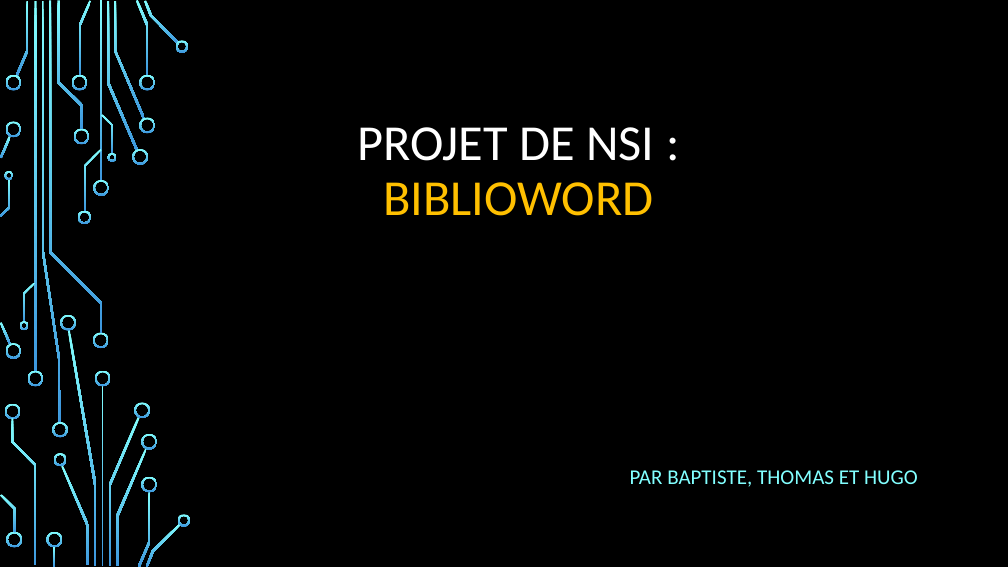
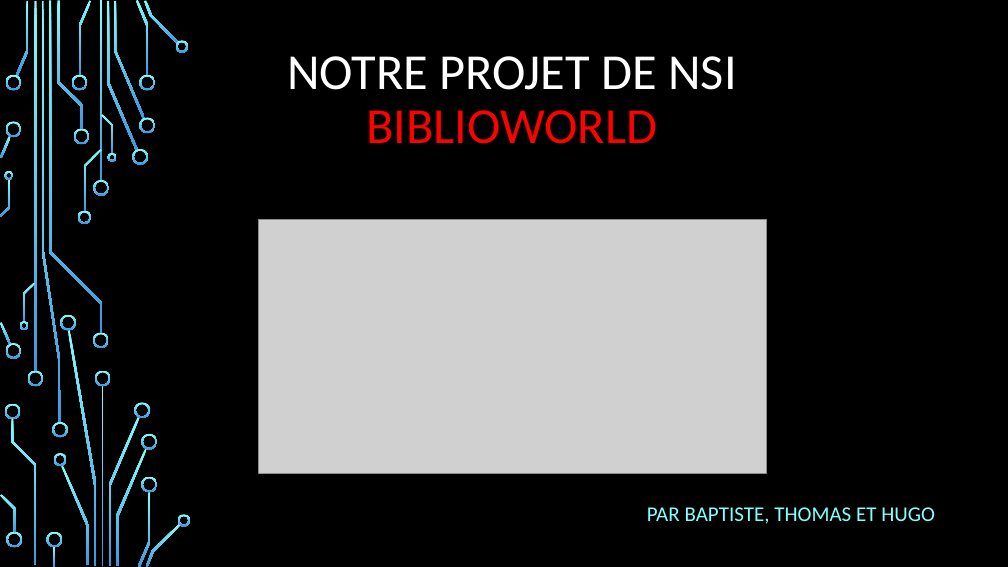
Before and after one commit to Waser92/Online_Library, a slide deck: slide 1 of Data/Projet de NSI.pptx. Drawn at 1008x567 pixels with LibreOffice and Linux fonts; fonts in the diff are those of the drawing; grey boxes stand for pictures; background and template pictures are left out. Boxes give left, top, right and bottom in pixels: in the first picture for what was removed or moved away, otherwise in the second. Text is boxed around its words. In the diff, an @@ line names an element or a change of style, - is before the commit and + after.

```diff
--- a/Data/Projet de NSI.pptx
+++ b/Data/Projet de NSI.pptx
@@ title at <box>287,56,736,144</box>: text changed @@
-PROJET DE NSI :
-BIBLIOWORD
+NOTRE PROJET DE NSI
+BIBLIOWORLD
@@ picture added at <box>259,219,767,473</box> @@
@@ subtitle "PAR BAPTISTE, THOMAS ET HUGO": place and size @@
-subtitle "PAR BAPTISTE, THOMAS ET HUGO" at <box>630,470,918,487</box>
+subtitle "PAR BAPTISTE, THOMAS ET HUGO" at <box>647,507,935,524</box>
```
Also in this commit, not shown: 3 slides added, 1 slide removed, 2 other files.
